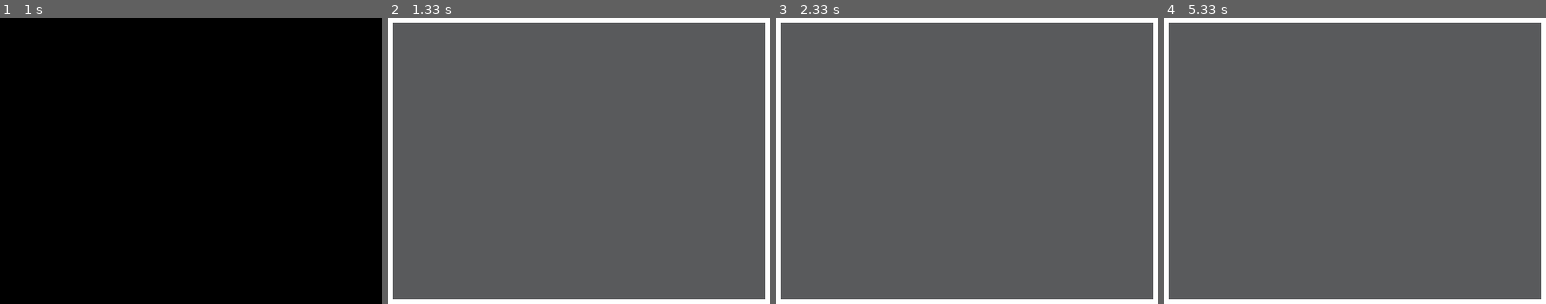
Above: before the commit, frames 1-4 (left to right).
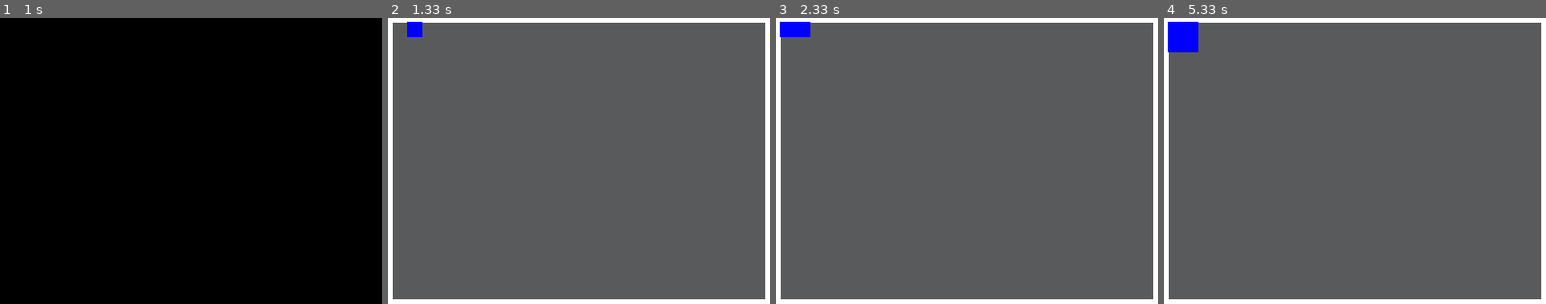
Above: after the commit, the same moments.

Repository: LouisJustinTALLOT/Hackathon-Bellon-Gstalter-Tallot
Game: pygame game, started from main.py
Same seed, same stepped clock (60 frames per second), same inputs: the game is played once before the commit and once after it.
Inputs:
- Up to frame 1 (1 s): hold Up from 0.83 s (still down)
- Up to frame 2 (1.33 s): release Up at 1.3 s
- Up to frame 3 (2.33 s): hold Left from 1.83 s (still down)
- Up to frame 4 (5.33 s): release Left at 2.37 s; hold Down 2.4-3 s; hold Right from 4.63 s (still down)

Frame 1 is identical in both runs. In frame 2, 0.2% of the frame differs, in the area x 5-9%, y 1-7%; in frame 3, 0.4%; in frame 4, 0.9%, in the area x 1-9%, y 1-12%.

Commit message:
Tests de déplacement

Diff:
--- a/main.py
+++ b/main.py
@@ -3,23 +3,33 @@
 sys.path.insert(1, './src')
 
 import get_levels
+import display
+import heros
 
-print("c")
-
-import display
 
 # faire 'Q' pour arrêter le script'
 pg.init()
 n, m = 400, 300
 screen = display.init(n, m) #appelle le fichier externe display.py
+perso = heros.Heros(20,20)
 clock = pg.time.Clock()
 running = True
 while running:
     clock.tick(1)
     for event in pg.event.get():
-        if event.type == pg.KEYDOWN:
-            # si la touche est "Q" on veut quitter le programme
-            if event.key == pg.K_q:
+            if event.type == pg.QUIT:
                 running = False
+            elif event.type == pg.KEYDOWN:
+                if event.key == pg.K_q:
+                    running = False
+                if event.key == pg.K_UP:
+                    perso.deplacement((0,-16))
+                if event.key == pg.K_DOWN:
+                    perso.deplacement((0,16))
+                if event.key == pg.K_RIGHT:
+                    perso.deplacement((16,0))
+                if event.key == pg.K_LEFT:
+                    perso.deplacement((-16,0))
+    perso.affiche_heros(screen)
     pg.display.update()
 pg.quit()
